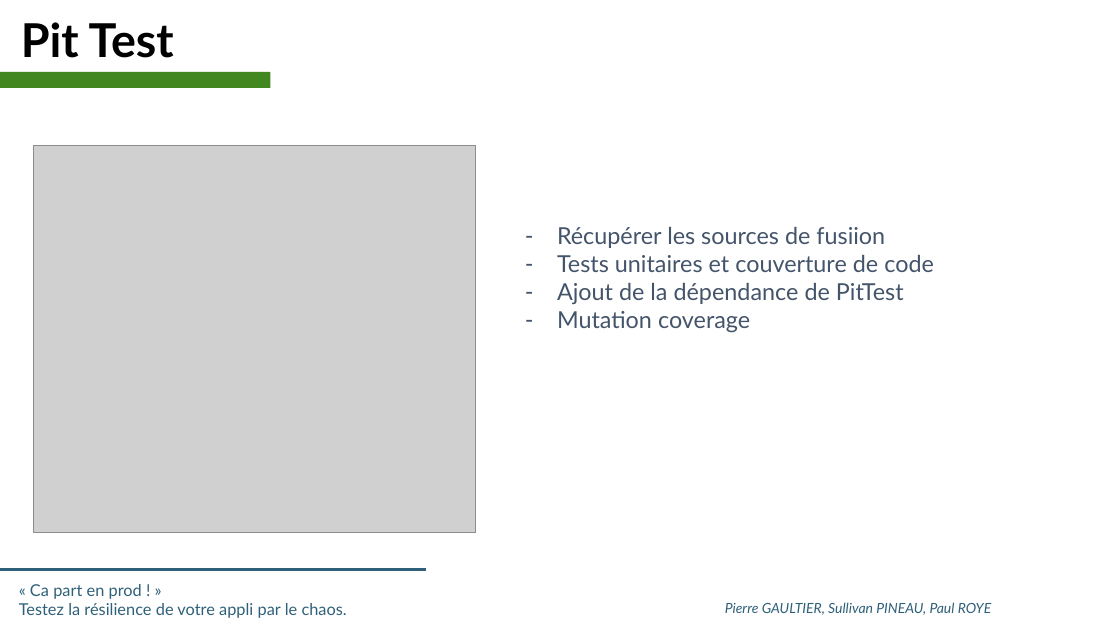
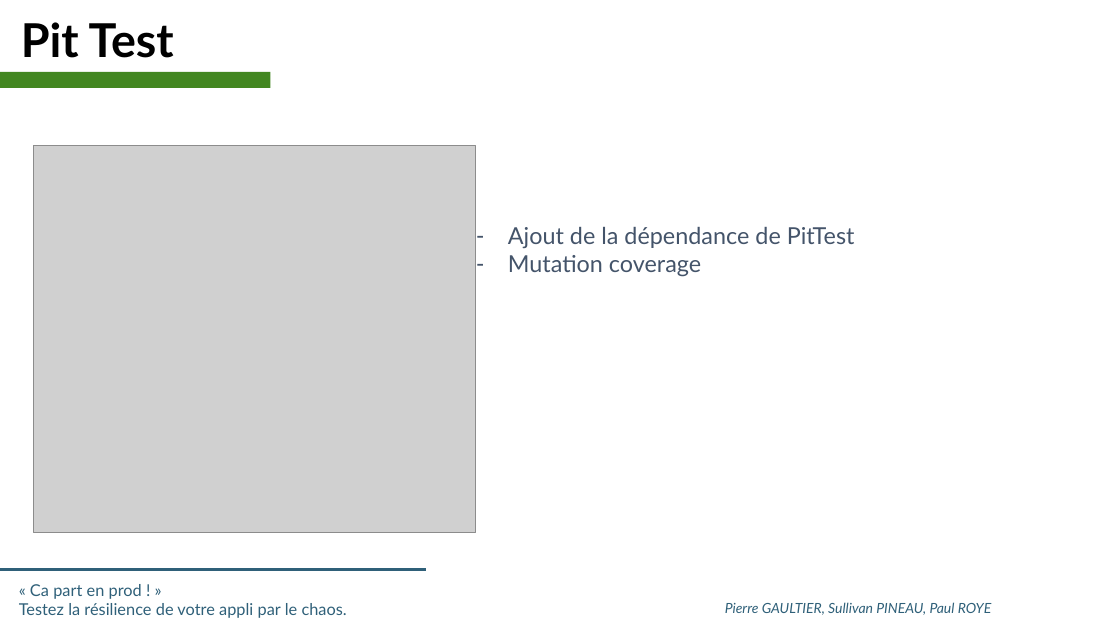
Before and after one commit to SII-Codelab-Chaos/Codelab-Chaos-TP, a slide deck: slide 11 of Hands-On -Chaos - SLIDES.pptx (slide 10 before the commit). Drawn at 1120x630 pixels with LibreOffice and Linux fonts; fonts in the diff are those of the drawing; grey boxes stand for pictures; background and template pictures are left out. Boxes give left, top, right and bottom in pixels: in the first picture for what was removed or moved away, otherwise in the second. Text is boxed around its words. In the diff, an @@ line names an element or a change of style, - is before the commit and + after.

Commit message:
add tp 0 + slides

```diff
--- a/Hands-On -Chaos - SLIDES.pptx
+++ b/Hands-On -Chaos - SLIDES.pptx
@@ text "Ajout de la dépendance de ...": place and size @@
-text "Ajout de la dépendance de ..." at [557,227,934,333]
+text "Ajout de la dépendance de ..." at [508,227,855,277]
@@ text at [557,227,934,272]: paragraphs removed @@
-– Récupérer les sources de fusiion
-– Tests unitaires et couverture de code
```
Also in this commit, not shown: 1 slide added, 3 other files.
